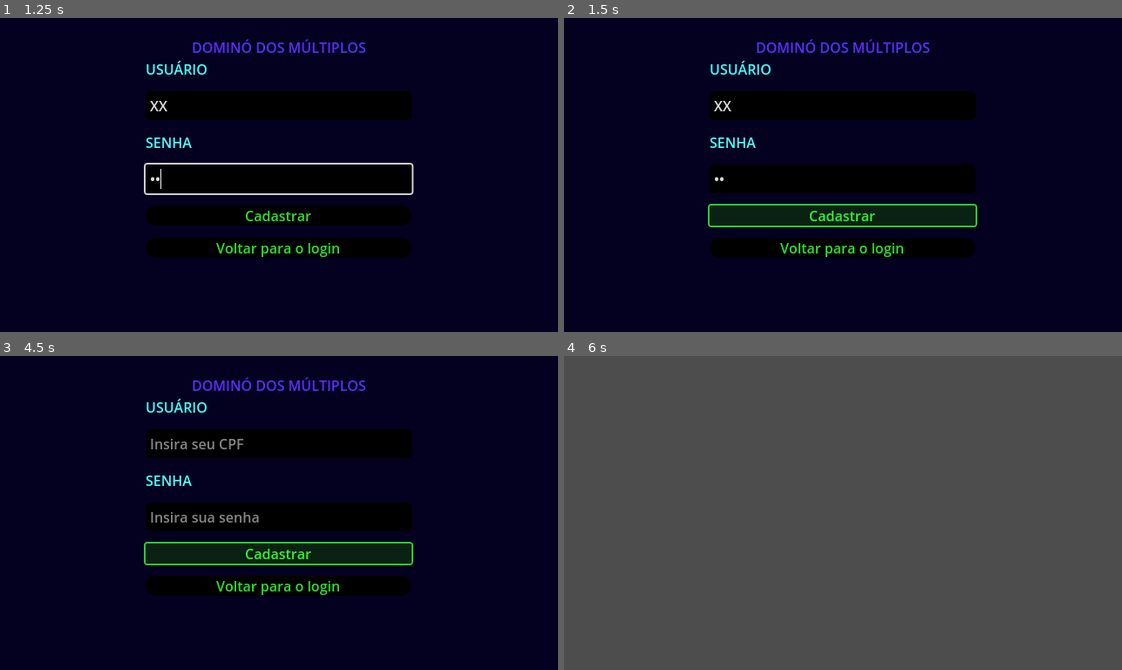
Above: before the commit, frames 1-4 (two rows, left to right).
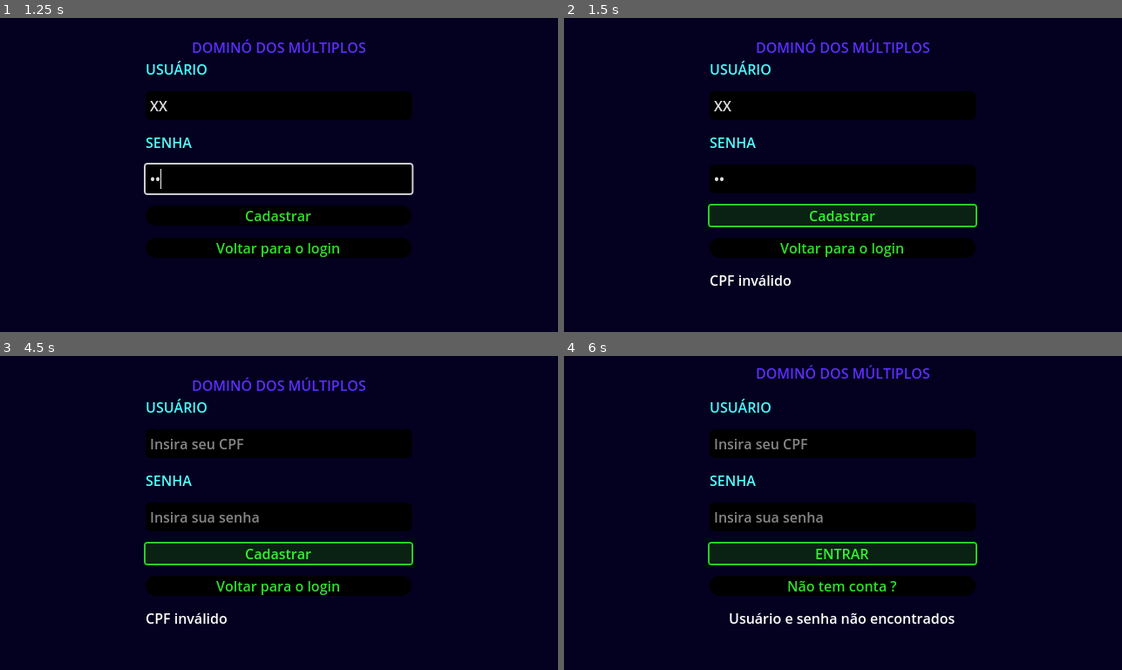
Above: after the commit, the same moments.

Repository: HEITORNERY/Jogo_Dos_M-ltiplos
Game: Godot game, scene res://scenes/cadastro.tscn
Two runs of this game, one before a commit and one after it. Both use one fixed random seed, a clock stepped at 60 frames per second and the inputs below. The project has no main scene, so this scene is started directly.
Inputs (mouse positions are in pixels of both pictures, inside the frame that each line leads up to):
- Up to frame 1 (1.25 s): click (279, 105) at 0.52 s; type "12" at 0.6 s; click (279, 178) at 0.75 s; type "12" at 0.83 s
- Up to frame 2 (1.5 s): click "Cadastrar" at 1.25 s
- Up to frame 3 (4.5 s): click "Voltar para o login" at 2 s; click (279, 443) at 2.77 s; type "12" at 2.85 s; click (279, 516) at 3 s; type "12" at 3.08 s; click "Não tem conta ?" at 3.5 s; click "Cadastrar" at 4.25 s
- Up to frame 4 (6 s): click "Voltar para o login" at 5 s; click "ENTRAR" at 5.75 s

Frame 1 is identical in both runs. In frame 2, 0.2% of the frame differs, in the area x 26-41%, y 81-86%; in frame 3, 0.2%; in frame 4, 100%, in the area x 0-100%, y 0-100%.

Commit message:
Tela de login com cpf e senha ocultos

Diff:
--- a/scripts/cadastro.gd
+++ b/scripts/cadastro.gd
@@ -1,8 +1,7 @@
 extends Control
-# vou criar duas variáveis para armazenar os valores do CPF e a senha
-
-# aqui viu criar uma classe para armazenar as informações de usuário e senha cadastrados
+# aqui vou criar uma classe para armazenar as informações de usuário e senha cadastrados
 class Conta:
+	# vou criar duas variáveis para armazenar os valores do CPF e a senha
 	var cpf : String
 	var senha : String
 	func dados_do_usuario(novo_cpf, nova_senha):
@@ -15,10 +14,55 @@
 func _on_button_pressed():
 	var CPF : String = $MarginContainer/CenterContainer/VBoxContainer/MarginContainer/LineEdit.text
 	var Senha : String = $MarginContainer/CenterContainer/VBoxContainer/MarginContainer2/LineEdit2.text
-	var minha_conta = Conta.new()
-	minha_conta.dados_do_usuario(CPF, Senha)
-	Global.Logins_Salvos.append(minha_conta)
-	print(Global.Logins_Salvos)
+	if validar_cpf(CPF):
+		var minha_conta = Conta.new()
+		minha_conta.dados_do_usuario(CPF, Senha)
+		Global.Logins_Salvos.append(minha_conta)
+		print(Global.Logins_Salvos)
 
 func _on_button_back_to_main_scene():
 	get_tree().change_scene_to_file("res://scenes/login_scene.tscn")
+
+func validar_cpf(cpf_validado) -> bool:
+	# o cpf vai ter 14 caracteres, mas só 11 serão números
+	cpf_validado = cpf_validado.replace(".","").replace("-","")
+	if len(cpf_validado) != 11:
+		$MarginContainer/CenterContainer/VBoxContainer/Label3.text = "CPF inválido"
+		return false
+	# todos os 11 elementos devem ser números
+	var numeros_do_cpf : Array = []
+	for letra in cpf_validado:
+		if letra.is_valid_int():
+			letra = int(letra)
+			numeros_do_cpf.append(int(letra))
+		else:
+			$MarginContainer/CenterContainer/VBoxContainer/Label3.text = "CPF inválido"
+			return false
+	# os primeiros nove números serão usados para verificar se os dígitos verificadores do cpf
+	var soma = 0
+	var somatorio = 0
+	for i in range(0,9):
+		soma += numeros_do_cpf[i]*(i+1)
+	var primeiro_digito_verificador = (soma) % 11
+	if primeiro_digito_verificador == 10:
+			primeiro_digito_verificador = 0
+	if primeiro_digito_verificador == numeros_do_cpf[9]:
+			# passou na primeira verificação
+			for number in range(0,10):
+				somatorio += numeros_do_cpf[number]*number
+			var segundo_digito_verificador = (somatorio) % 11
+			if segundo_digito_verificador == 10:
+					segundo_digito_verificador = 0
+			if segundo_digito_verificador == numeros_do_cpf[10]:
+				# é um cpf válido
+				$MarginContainer/CenterContainer/VBoxContainer/Label3.text = ""
+				return true
+			else:
+				# reprovou na segunda verificação
+				$MarginContainer/CenterContainer/VBoxContainer/Label3.text = "CPF inválido"
+				return false
+	else:
+		$MarginContainer/CenterContainer/VBoxContainer/Label3.text = "CPF inválido"
+		return false
+	$MarginContainer/CenterContainer/VBoxContainer/Label3.text = "CPF inválido"
+	return false
